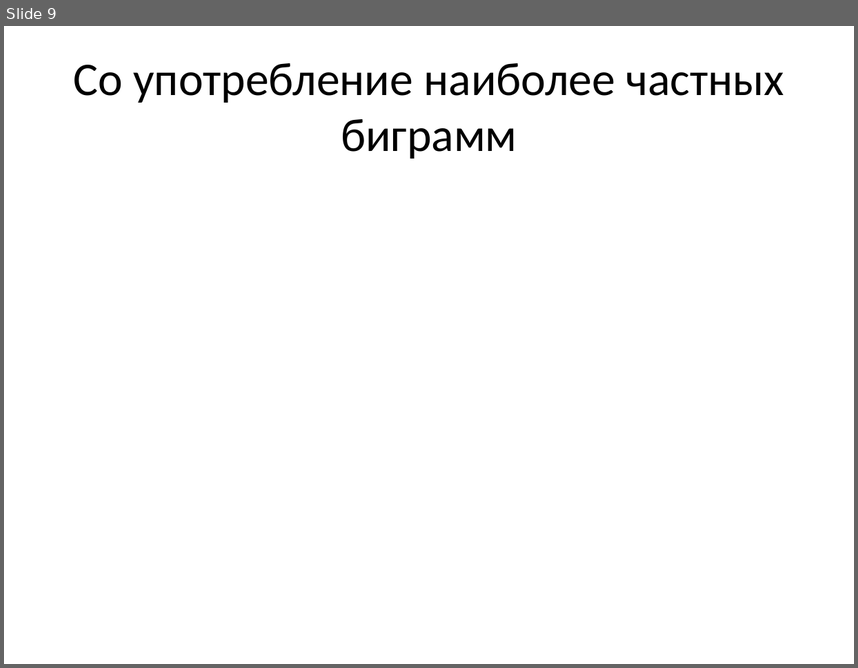
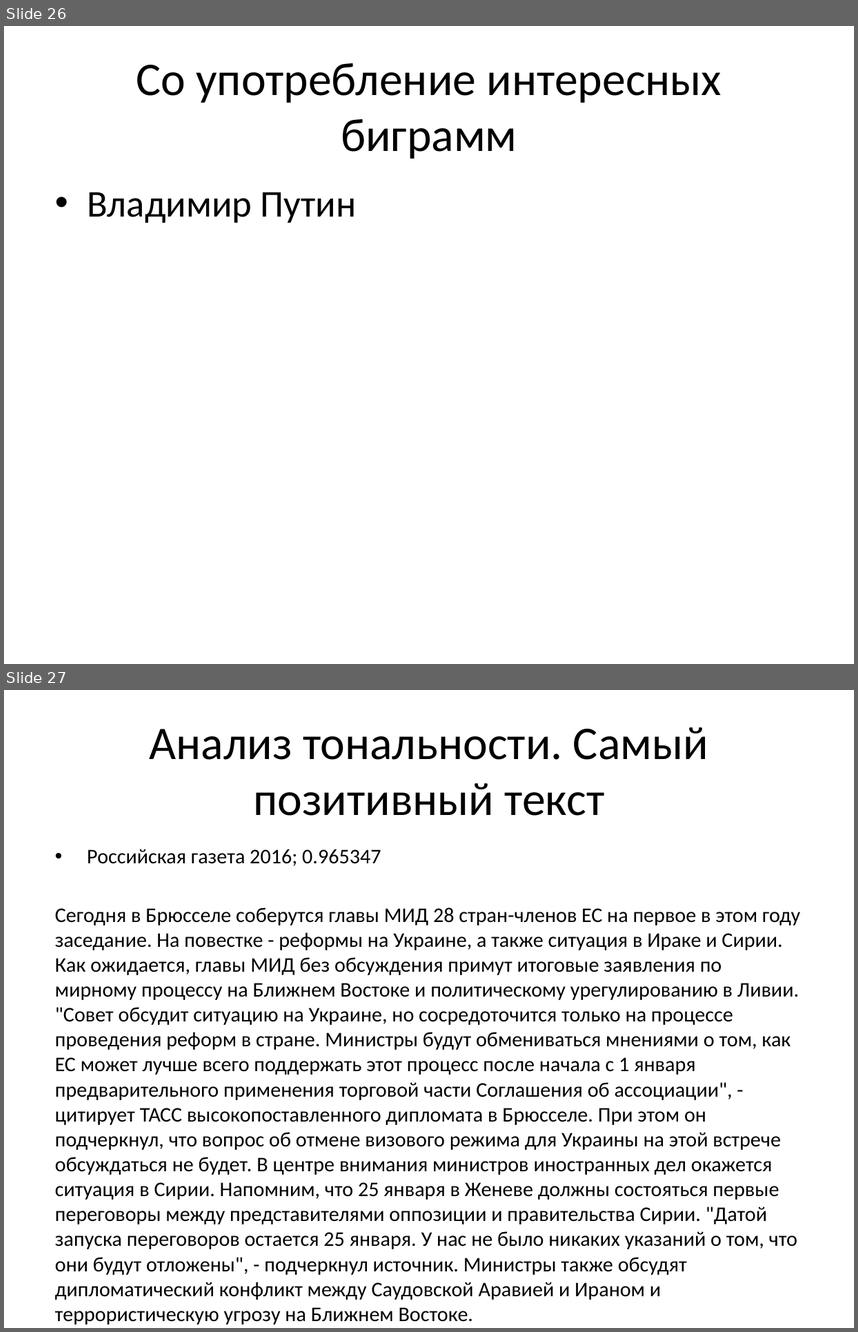
Before and after one commit to arassadin/hse_ling, a slide deck: ng_rg_presentation.pptx. Shown one above the other, each under a label of ours: slide 9 before the commit, slides 26 and 27 after it. The pictures are 858x668 and 858x1332 pixels, drawn with LibreOffice and Linux fonts; fonts in the diff are those of the drawing. Boxes give left, top, right and bottom in pixels: in the first picture for what was removed or moved away, otherwise in the second. Text is boxed around its words. In the diff, an @@ line names an element or a change of style, - is before the commit and + after.

```diff
--- a/ng_rg_presentation.pptx
+++ b/ng_rg_presentation.pptx
@@ slide 27 added at (4,690,854,1328), background #FFFFFF @@
@@ title added at (149,727,708,816), 39.6 pt, text #000000 @@
+Анализ тональности. Самый позитивный текст
@@ text added at (55,849,800,1324), 17.6 pt, text #000000 @@
+• Российская газета 2016; 0.965347
+Сегодня в Брюсселе соберутся главы МИД 28 стран-членов ЕС на первое в этом году заседание. На повестке - реформы на Украине, а также ситуация в Ираке и Сирии. Как ожидается, главы МИД без обсуждения примут итоговые заявления по мирному процессу на Ближнем Востоке и политическому урегулированию в Ливии. "Совет обсудит ситуацию на Украине, но сосредоточится только на процессе проведения реформ в стране. Министры будут обмениваться мнениями о том, как ЕС может лучше всего поддержать этот процесс после начала с 1 января предварительного применения торговой части Соглашения об ассоциации", - цитирует ТАСС высокопоставленного дипломата в Брюсселе. При этом он подчеркнул, что вопрос об отмене визового режима для Украины на этой встрече обсуждаться не будет. В центре внимания министров иностранных дел окажется ситуация в Сирии. Напомним, что 25 января в Женеве должны состояться первые переговоры между представителями оппозиции и правительства Сирии. "Датой запуска переговоров остается 25 января. У нас не было никаких указаний о том, что они будут отложены", - подчеркнул источник. Министры также обсудят дипломатический конфликт между Саудовской Аравией и Ираном и террористическую угрозу на Ближнем Востоке.
@@ what was slide 9 is now slide 26 @@
@@ slide 26 changed as well @@
@@ title at (136,63,722,158): text changed @@
-Со употребление наиболее частных биграмм
+Со употребление интересных биграмм
@@ text added at (87,192,357,223), 32 pt, text #000000 @@
+• Владимир Путин
```
Also in this commit, not shown: 8 other slides changed, 18 other slides added, 1 slide removed.
